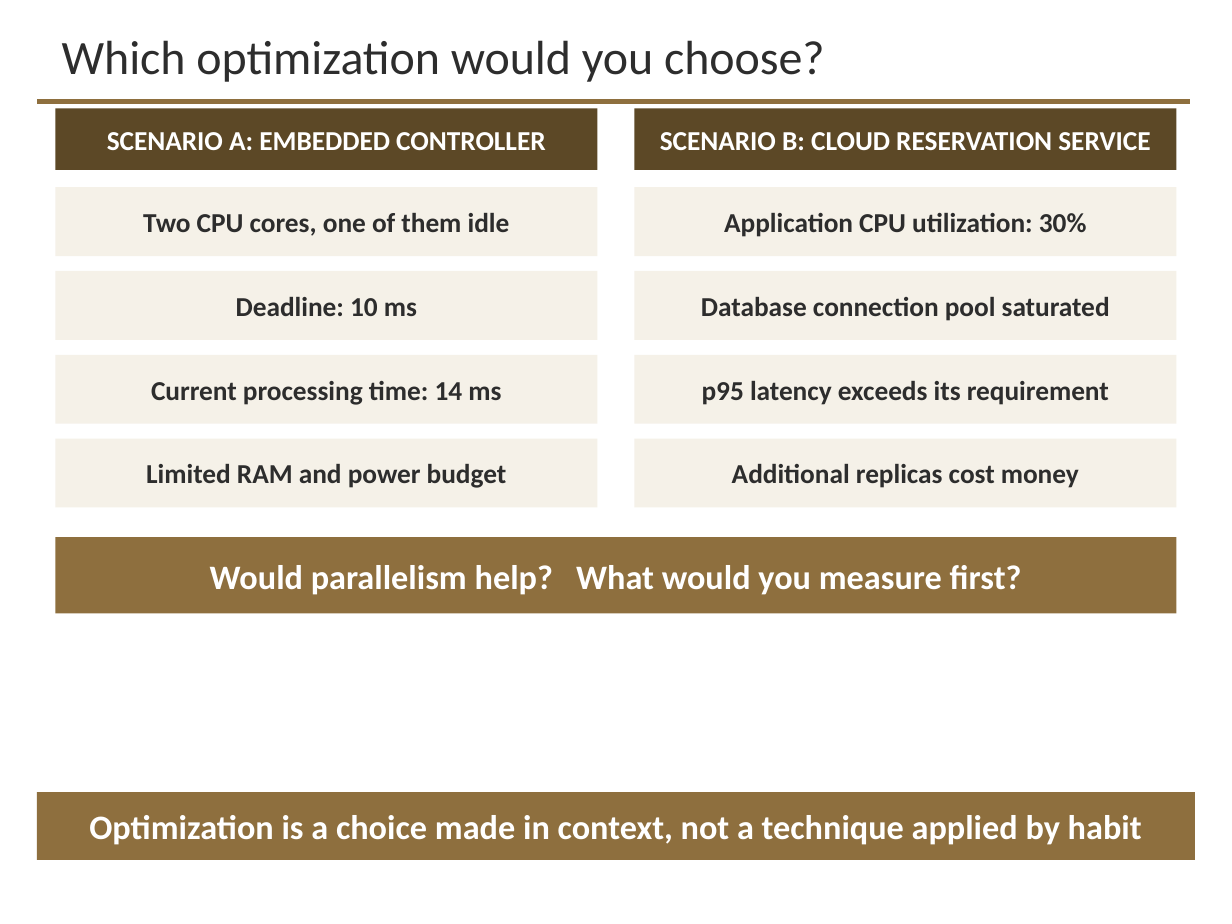
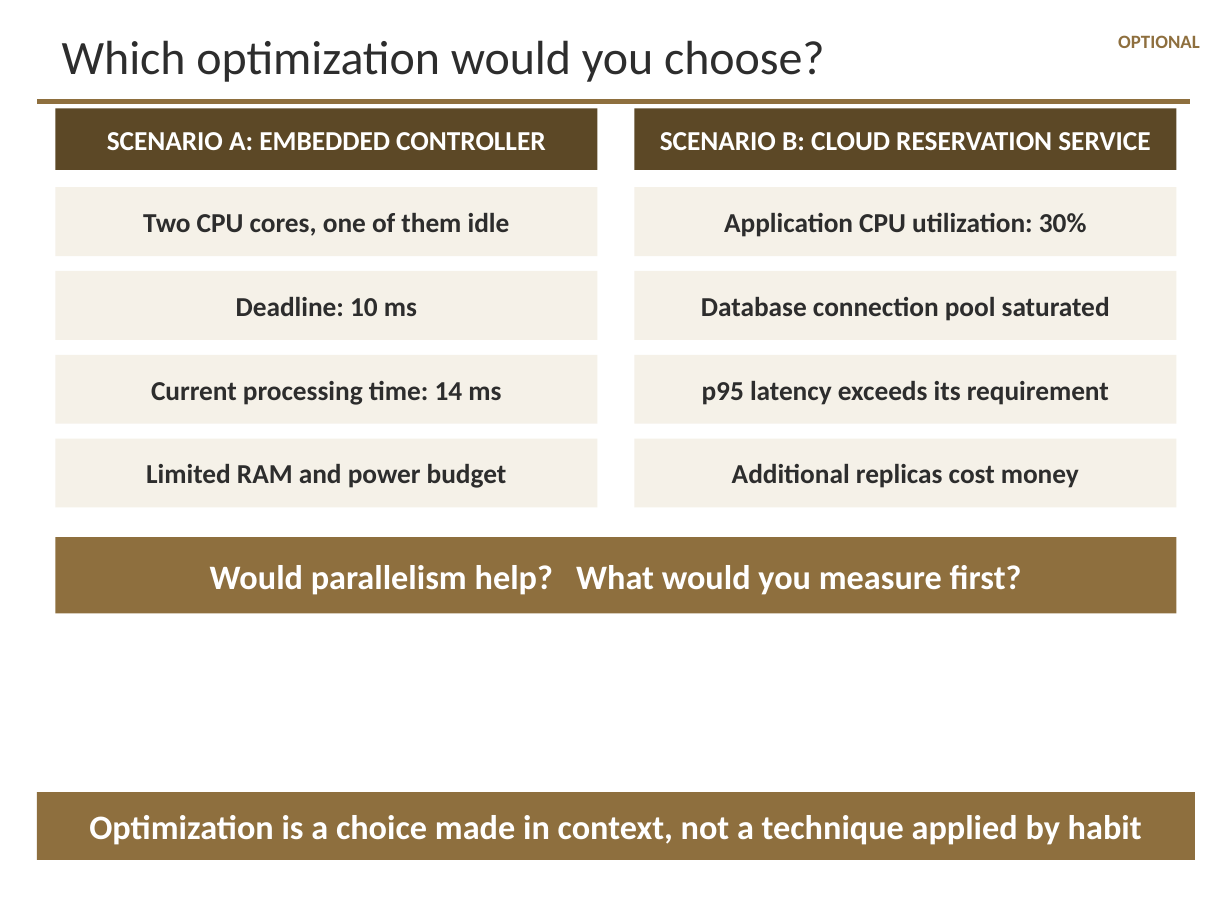
Before and after one commit to davisjam/model-based-agentic-software-engineering, a slide deck: slide 35 of course/lectures/act-3-software-in-the-world/04-performance-and-reliability/3-4-Performance-and-Reliability-1-Performance-Engineering.pptx. Drawn at 1232x924 pixels with LibreOffice and Linux fonts; fonts in the diff are those of the drawing; background and template pictures are left out. Boxes give left, top, right and bottom in pixels: in the first picture for what was removed or moved away, otherwise in the second. Text is boxed around its words. In the diff, an @@ line names an element or a change of style, - is before the commit and + after.

```diff
--- a/course/lectures/act-3-software-in-the-world/04-performance-and-reliability/3-4-Performance-and-Reliability-1-Performance-Engineering.pptx
+++ b/course/lectures/act-3-software-in-the-world/04-performance-and-reliability/3-4-Performance-and-Reliability-1-Performance-Engineering.pptx
@@ text added at box(1118, 35, 1200, 48), 11 pt, text #8E6F3E, bold @@
+OPTIONAL
```
Also in this commit, not shown: 6 other slides changed.
